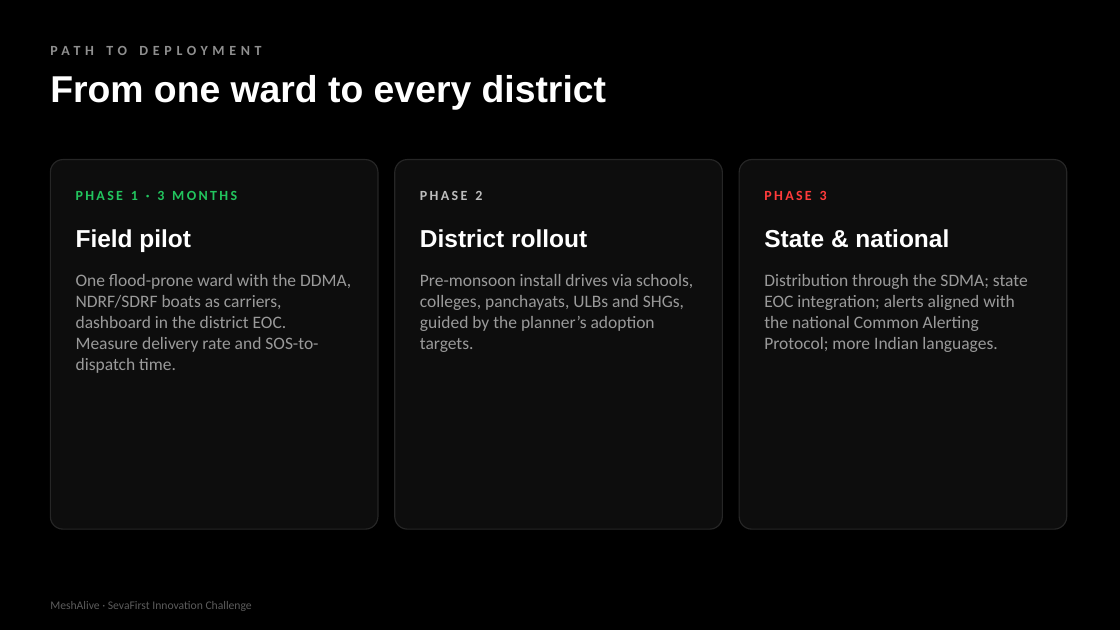
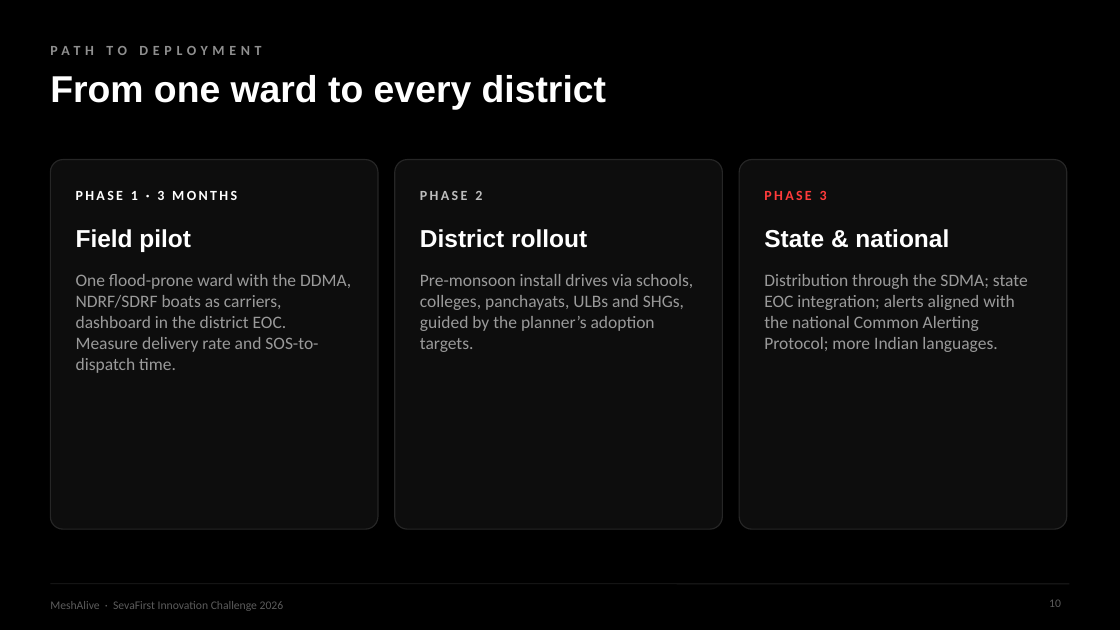
Before and after one commit to yogeshwardev/MESHALIVE-, a slide deck: slide 10 of submission/MeshAlive_Pitch_Deck.pptx. Drawn at 1120x630 pixels with LibreOffice and Linux fonts; fonts in the diff are those of the drawing. Boxes give left, top, right and bottom in pixels: in the first picture for what was removed or moved away, otherwise in the second. Text is boxed around its words. In the diff, an @@ line names an element or a change of style, - is before the commit and + after.

```diff
--- a/submission/MeshAlive_Pitch_Deck.pptx
+++ b/submission/MeshAlive_Pitch_Deck.pptx
@@ text "PHASE 1 · 3 MONTHS" at (76,191,237,200): text colour #22C55E to #FFFFFF @@
@@ line added from (50, 584) to (1070, 584), #1F1F1F 0.75 pt @@
@@ page number added at (1049,599,1061,607), 10 pt, text #5C5C5C @@
+10
@@ text at (50,601,284,611): text changed @@
-MeshAlive · SevaFirst Innovation Challenge
+MeshAlive · SevaFirst Innovation Challenge 2026
```
Also in this commit, not shown: 10 other slides changed, 9 other files.
